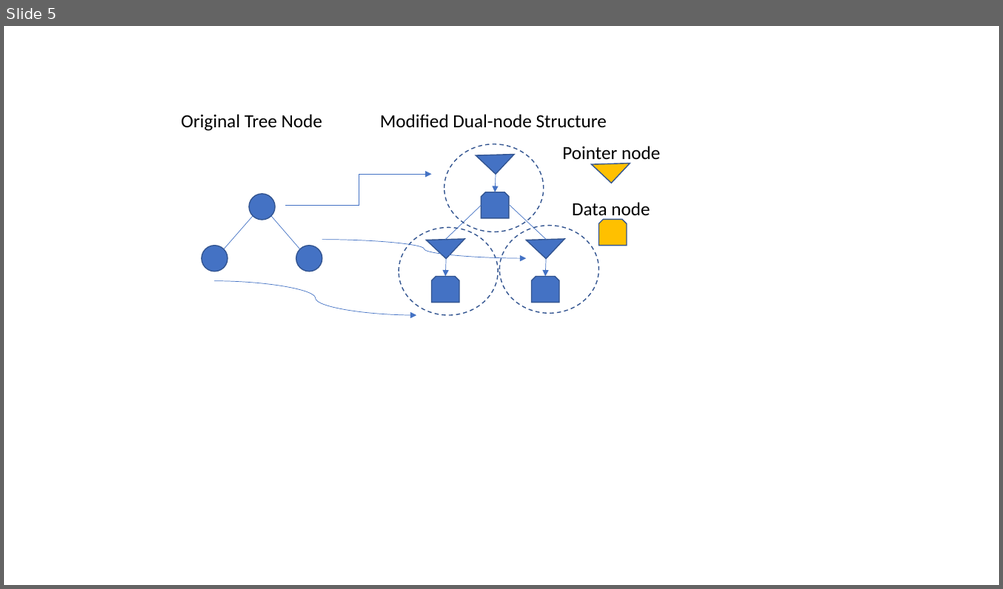
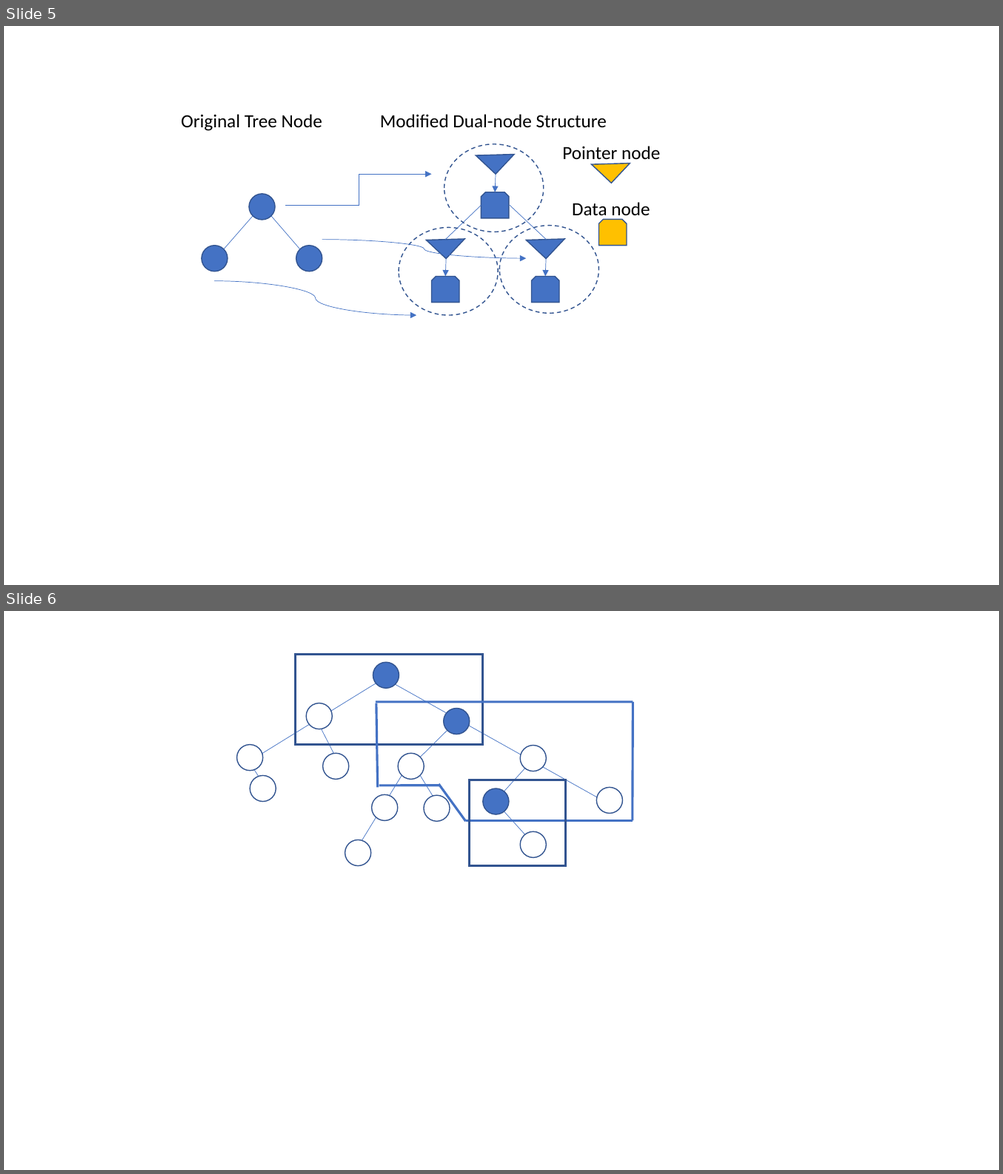
Before and after one commit to sarandia/lockfreebst, a slide deck: analysis/Figures.pptx. Shown one above the other, each under a label of ours: slide 5 before the commit, slides 5 and 6 after it. The pictures are 1003x589 and 1003x1174 pixels, drawn with LibreOffice and Linux fonts; fonts in the diff are those of the drawing. Boxes give left, top, right and bottom in pixels: in the first picture for what was removed or moved away, otherwise in the second. Text is boxed around its words. In the diff, an @@ line names an element or a change of style, - is before the commit and + after.

```diff
--- a/analysis/Figures.pptx
+++ b/analysis/Figures.pptx
@@ slide 6 added at [4, 611, 999, 1170], background #FFFFFF @@
@@ rectangle added at [296, 654, 483, 744], outline #325491 2.25 pt @@
@@ ellipse added at [373, 663, 398, 689], fill #4472C4, outline #325491 1 pt @@
@@ line added from (381, 681) to (241, 767), #4472C4 0.5 pt @@
@@ line added from (395, 684) to (619, 809), #4472C4 0.5 pt @@
@@ ellipse added at [306, 703, 333, 729], fill #FFFFFF, outline #325491 1 pt @@
@@ line added from (310, 707) to (345, 775), #4472C4 0.5 pt @@
@@ line added from (375, 702) to (633, 702), #4472C4 2.25 pt @@
@@ line added from (376, 703) to (378, 787), #4472C4 2.25 pt @@
@@ line added from (466, 712) to (401, 775), #4472C4 0.5 pt @@
@@ ellipse added at [444, 708, 469, 734], fill #4472C4, outline #325491 1 pt @@
@@ line added from (633, 702) to (632, 820), #4472C4 2.25 pt @@
@@ ellipse added at [237, 744, 263, 771], fill #FFFFFF, outline #325491 1 pt @@
@@ line added from (241, 749) to (272, 797), #4472C4 0.5 pt @@
@@ ellipse added at [323, 754, 349, 780], fill #FFFFFF, outline #325491 1 pt @@
@@ ellipse added at [398, 754, 424, 780], fill #FFFFFF, outline #325491 1 pt @@
@@ line added from (542, 749) to (486, 811), #4472C4 0.5 pt @@
@@ ellipse added at [521, 745, 546, 772], fill #FFFFFF, outline #325491 1 pt @@
@@ ellipse added at [250, 776, 276, 802], fill #FFFFFF, outline #325491 1 pt @@
@@ line added from (401, 775) to (350, 861), #4472C4 0.5 pt @@
@@ line added from (439, 786) to (379, 786), #4472C4 2.25 pt @@
@@ line added from (421, 775) to (446, 817), #4472C4 0.5 pt @@
@@ line added from (466, 821) to (439, 784), #4472C4 2.25 pt @@
@@ rectangle added at [469, 780, 566, 866], outline #325491 2.25 pt @@
@@ ellipse added at [597, 787, 623, 813], fill #FFFFFF, outline #325491 1 pt @@
@@ ellipse added at [372, 795, 398, 820], fill #FFFFFF, outline #325491 1 pt @@
@@ ellipse added at [424, 795, 449, 821], fill #FFFFFF, outline #325491 1 pt @@
@@ ellipse added at [483, 789, 509, 815], fill #4472C4, outline #325491 1 pt @@
@@ line added from (486, 792) to (542, 854), #4472C4 0.5 pt @@
@@ line added from (632, 820) to (466, 820), #4472C4 2.25 pt @@
@@ ellipse added at [521, 832, 546, 858], fill #FFFFFF, outline #325491 1 pt @@
@@ ellipse added at [345, 840, 371, 866], fill #FFFFFF, outline #325491 1 pt @@
```
Also in this commit, not shown: 12 other files.
